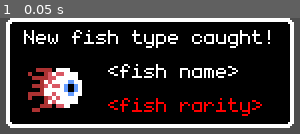
Above: before the commit, frame 1.
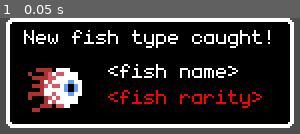
Above: after the commit, the same moment.

Repository: thomz12/LD58
Game: Godot game, scene res://scenes/ui/notifications/notification_new_fish_type.tscn
Two runs of this game, one before a commit and one after it. Both use one fixed random seed, a clock stepped at 60 frames per second and the inputs below. This scene is started directly instead of the project's main scene.
Inputs:
- Up to frame 1 (0.05 s): no input

The runs differ from the first frame. In frame 1, 2.5% of the frame differs, in the area x 36-88%, y 62-85%.
Error before the commit: Invalid access to property or key 'identifier' on a base object of type 'Nil'. (res://scripts/ui/notification_new_fish_type.gd:12)
Error after the commit: Invalid access to property or key 'rarity' on a base object of type 'Nil'. (res://scripts/ui/notification_new_fish_type.gd:13)

Commit message:
Notifications for upgrades

Diff:
--- a/ld-58/autoloads/Progress.gd
+++ b/ld-58/autoloads/Progress.gd
@@ -30,7 +30,6 @@
 
 	for catch in catch_history:
 		if catch.identifier == fish_type.identifier:
-			print(catch.identifier, " | ", fish_type.identifier)
 			is_new = false
 
 	return is_new
--- a/ld-58/resources/fish_types/fish_type.gd
+++ b/ld-58/resources/fish_types/fish_type.gd
@@ -26,6 +26,8 @@
 @export var base_weight := 1.0
 @export_range(.5, 2.0, .01) var base_weight_modifier := 1.0 ## X is min, Y is max
 
+@export_group('Upgrade', 'upgrade_')
+@export var upgrade_description := "This does something"
 
 func get_length() -> float:
 	return base_length * base_length_modifier
--- a/ld-58/scenes/ui/notifications/notification_new_fish_type.tscn
+++ b/ld-58/scenes/ui/notifications/notification_new_fish_type.tscn
@@ -71,6 +71,7 @@
 [node name="VBoxContainer" type="VBoxContainer" parent="PanelContainer/MarginContainer/VBoxContainer/HBoxContainer"]
 layout_mode = 2
 size_flags_horizontal = 3
+theme_override_constants/separation = 0
 
 [node name="LabelName" type="Label" parent="PanelContainer/MarginContainer/VBoxContainer/HBoxContainer/VBoxContainer"]
 unique_name_in_owner = true
--- a/ld-58/scripts/ui/hud.gd
+++ b/ld-58/scripts/ui/hud.gd
@@ -9,5 +9,5 @@
 
 func _on_new_fish_type_caught(data: FishType) -> void:
 	var notification = notification_fish_scene.instantiate() as NotificationNewFishType
-	notification.fish_type = data
+	notification.data = data
 	add_child(notification)
--- a/ld-58/scripts/ui/notification_new_fish_type.gd
+++ b/ld-58/scripts/ui/notification_new_fish_type.gd
@@ -1,28 +1,43 @@
 extends MarginContainer
 class_name NotificationNewFishType
 
+@onready var label_title: Label = %LabelTitle
 @onready var audio_stream_player: AudioStreamPlayer = $AudioStreamPlayer
 @onready var texture_rect: TextureRect = %TextureRect
 @onready var label_name: Label = %LabelName
 @onready var label_rarity: RichTextLabel = %LabelRarity
 
-var fish_type: FishType
+var data: FishType
 
 func _ready() -> void:
-	label_name.text = fish_type.identifier
+	if data.rarity == FishType.RARITY.UPGRADE:
+		_set_upgrade_data()
+	else:
+		_set_fish_data()
+
+	var tween := create_tween()
+	tween.tween_property(self, "modulate:a", 0, 1.0).set_delay(5.0)
+	tween.tween_callback(func(): queue_free())
+
+	audio_stream_player.play()
+
+
+func _set_fish_data() -> void:
+	label_name.text = data.identifier
 	var color := ""
-	match fish_type.rarity:
+	match data.rarity:
 		0:color = "Green"
 		1:color = "Blue"
 		2:color = "Red"
 		3: color = "Purple"
 		4: color = "Orange"
 
-	label_rarity.text = "[color=%s]%s" % [color, FishType.RARITY.find_key(fish_type.rarity)]
-	texture_rect.texture = fish_type.sprite
+	label_rarity.text = "[color=%s]%s" % [color, FishType.RARITY.find_key(data.rarity)]
+	texture_rect.texture = data.sprite
 
-	var tween := create_tween()
-	tween.tween_property(self, "modulate:a", 0, 1.0).set_delay(5.0)
-	tween.tween_callback(func(): queue_free())
 
-	audio_stream_player.play()
+func _set_upgrade_data() -> void:
+	label_title.text = "New upgrade unlocked"
+	label_name.text = data.identifier
+	texture_rect.texture = data.sprite
+	label_rarity.text = data.upgrade_description
